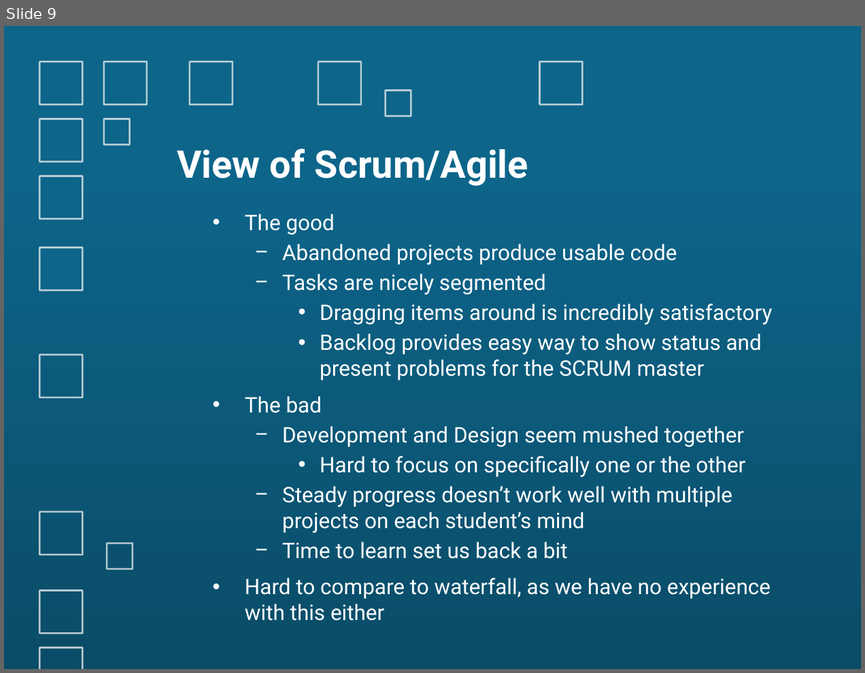
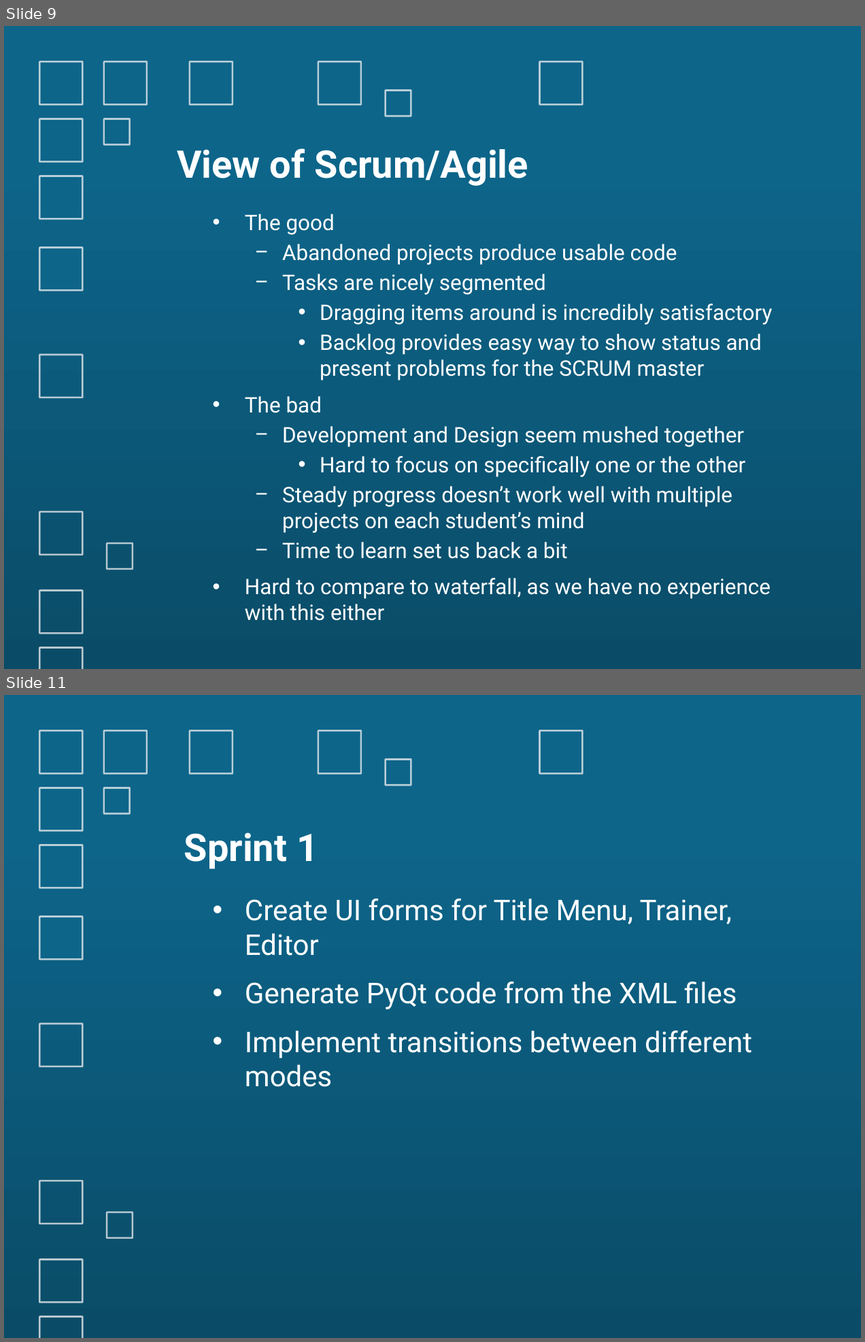
Before and after one commit to gate23/ace, a slide deck: docs/ACE_Team_Design.pptx. Shown one above the other, each under a label of ours: slide 9 before the commit, slides 9 and 11 after it; the slides between them are not shown. The pictures are 865x673 and 865x1342 pixels, drawn with LibreOffice and Linux fonts; fonts in the diff are those of the drawing. Boxes give left, top, right and bottom in pixels: in the first picture for what was removed or moved away, otherwise in the second. Text is boxed around its words. In the diff, an @@ line names an element or a change of style, - is before the commit and + after.

```diff
--- a/docs/ACE_Team_Design.pptx
+++ b/docs/ACE_Team_Design.pptx
@@ slide 11 added at (4, 695, 861, 1338), background gradient #0D658A to #0A4C68; not listed: 15 template elements that a slide beside it also shows @@
@@ title added at (184, 832, 318, 869), 32 pt, text #FFFFFF, bold @@
+Sprint 1
@@ text added at (245, 898, 752, 1087), 24 pt, text #FFFFFF @@
+• Create UI forms for Title Menu, Trainer, Editor
+• Generate PyQt code from the XML files
+• Implement transitions between different modes
```
Also in this commit, not shown: 1 slide changed, 5 other slides added, 3 slides removed.
